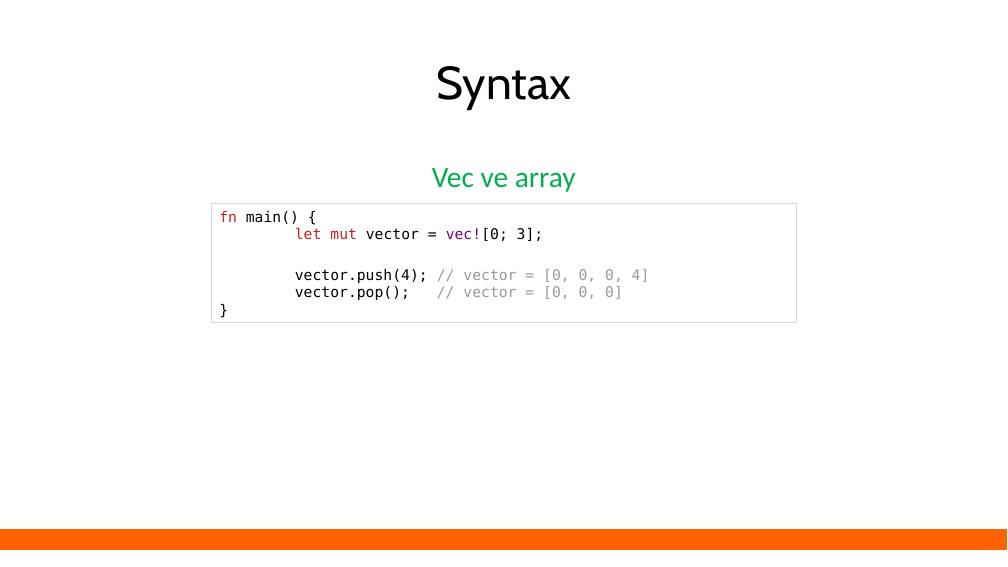
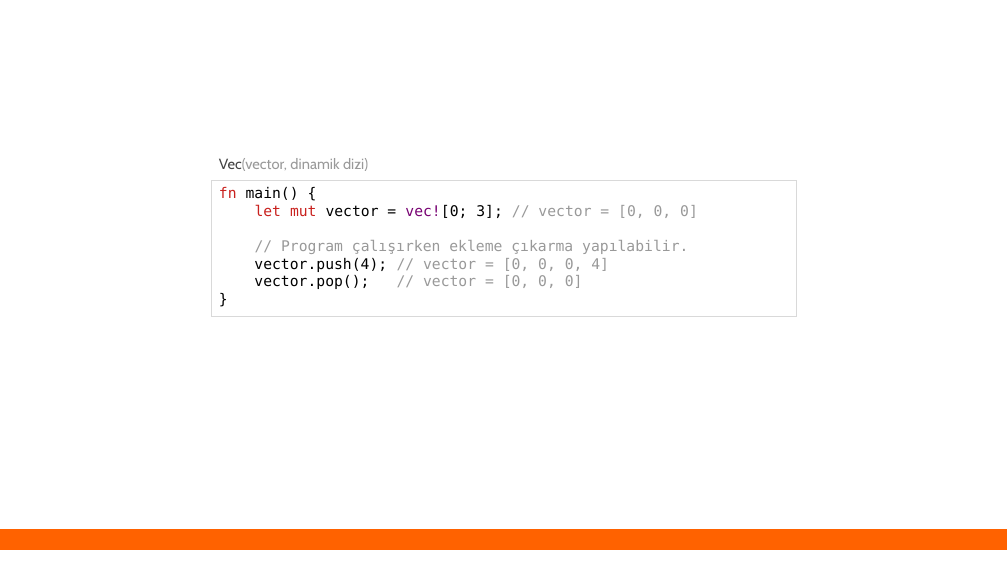
Before and after one commit to eminfedar/rust-tr-ders-slaytlari, a slide deck: slide 31 of rust_egitim_1_giris.odp (slide 26 before the commit). Drawn at 1008x567 pixels with LibreOffice and Linux fonts; fonts in the diff are those of the drawing. Boxes give left, top, right and bottom in pixels: in the first picture for what was removed or moved away, otherwise in the second. Text is boxed around its words. In the diff, an @@ line names an element or a change of style, - is before the commit and + after.

```diff
--- a/rust_egitim_1_giris.odp
+++ b/rust_egitim_1_giris.odp
@@ title removed at box(437, 66, 572, 110) @@
-Syntax
@@ text added at box(219, 158, 368, 171), 14 pt, text #999999 @@
+Vec(vector, dinamik dizi)
@@ text removed at box(432, 168, 576, 192) @@
-Vec ve array
@@ rectangle "fn main() {": place and size @@
-rectangle "fn main() {" at box(212, 203, 797, 322)
+rectangle "fn main() {" at box(212, 180, 797, 316)
@@ text in rectangle at box(255, 204, 698, 254): text changed; text colour #000000 to #999999 @@
-let mut vector = vec![0; 3];
+let mut vector = vec![0; 3]; // vector = [0, 0, 0]
+// Program çalışırken ekleme çıkarma yapılabilir.
```
Also in this commit, not shown: 33 other slides changed, 13 slides added, 6 slides removed, 3 other files.
